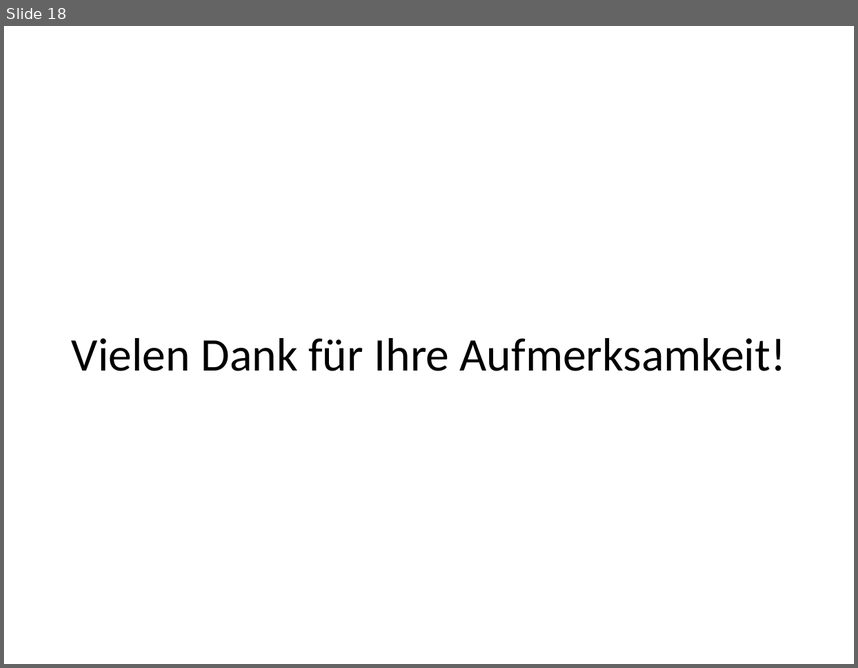
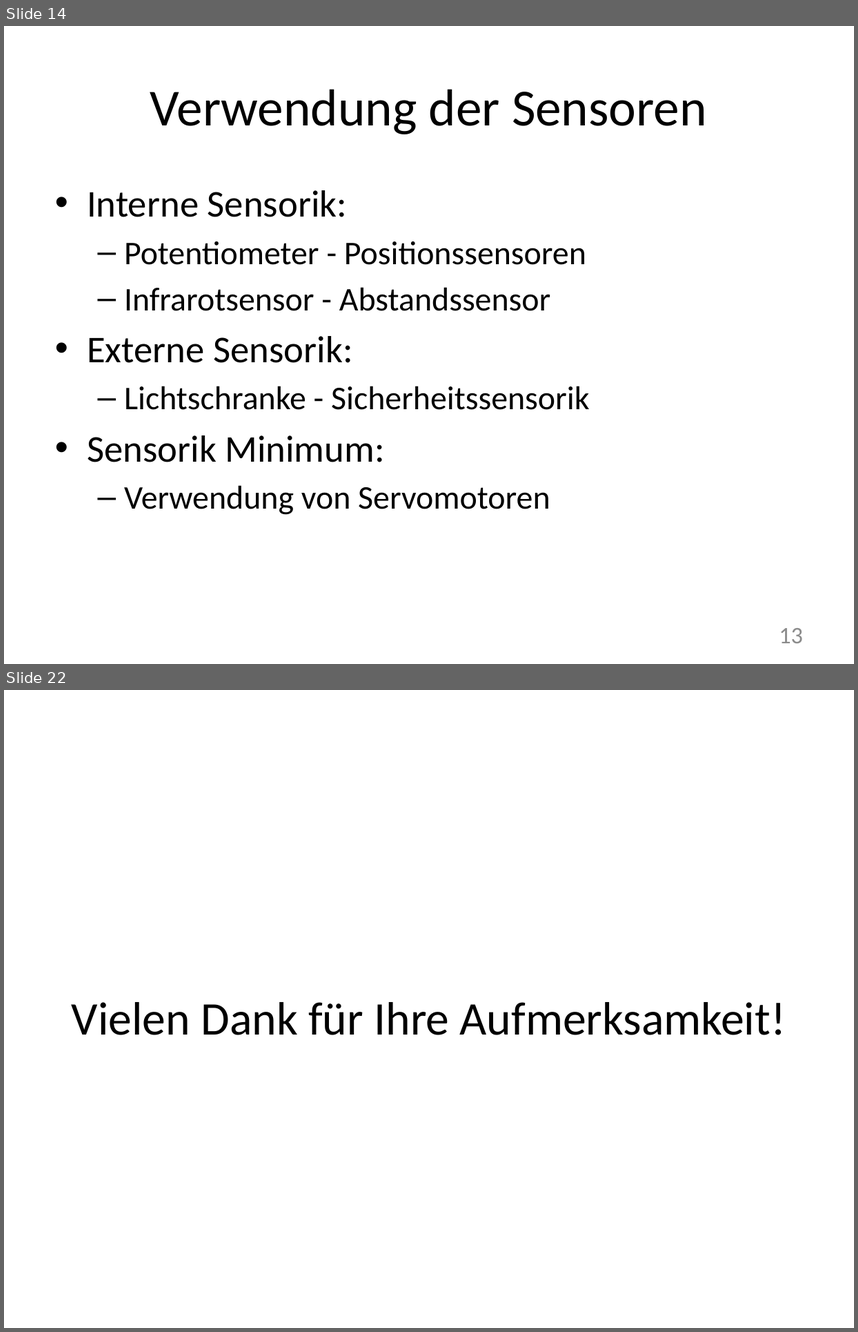
Before and after one commit to cjaneczek-tgm/mat-kopg, a slide deck: PROJEKTUMFELD.pptx. Shown one above the other, each under a label of ours: slide 18 before the commit, slides 14 and 22 after it; the slides between them are not shown. The pictures are 858x668 and 858x1332 pixels, drawn with LibreOffice and Linux fonts; fonts in the diff are those of the drawing. Boxes give left, top, right and bottom in pixels: in the first picture for what was removed or moved away, otherwise in the second. Text is boxed around its words. In the diff, an @@ line names an element or a change of style, - is before the commit and + after.

```diff
--- a/PROJEKTUMFELD.pptx
+++ b/PROJEKTUMFELD.pptx
@@ slide 14 added at [4, 26, 854, 664], background #FFFFFF @@
@@ title added at [150, 89, 707, 134], 44 pt, text #000000 @@
+Verwendung der Sensoren
@@ text added at [87, 190, 589, 515], 28 pt, text #000000 @@
+• Interne Sensorik:
+  – Potentiometer - Positionssensoren
+  – Infrarotsensor - Abstandssensor
+• Externe Sensorik:
+  – Lichtschranke - Sicherheitssensorik
+• Sensorik Minimum:
+  – Verwendung von Servomotoren
@@ text added at [779, 628, 803, 643], 20 pt, text #8C8C8C @@
+13
@@ what was slide 18 is now slide 22 @@
```
Also in this commit, not shown: 10 slides changed, 4 other slides added, 1 slide removed, 2 other files.
